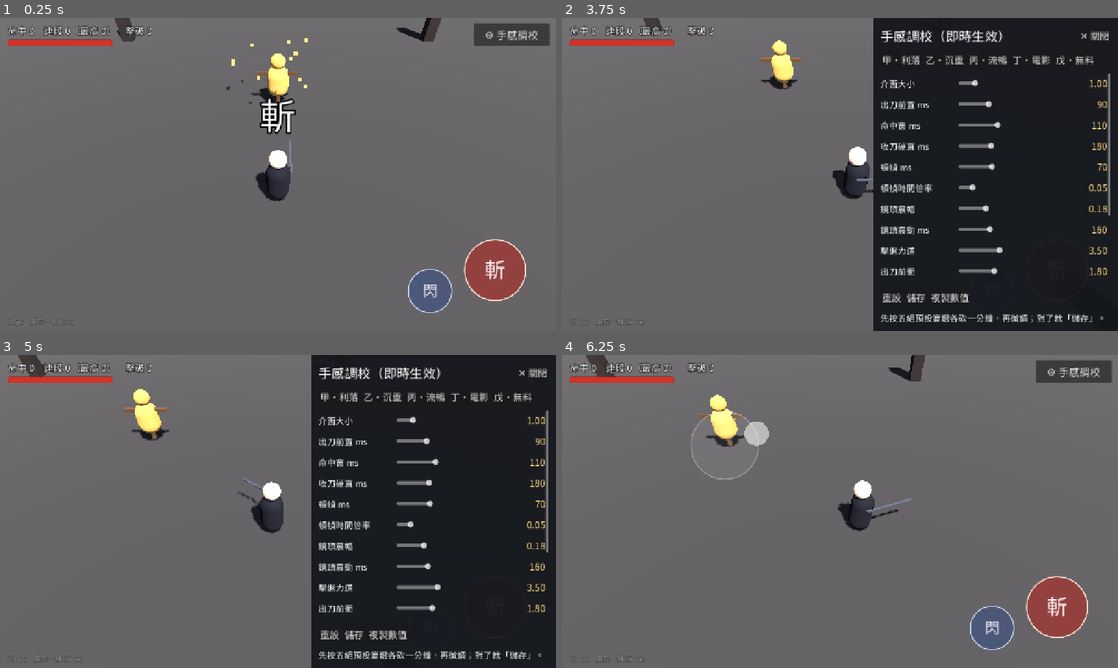
Above: before the commit, frames 1-4 (two rows, left to right).
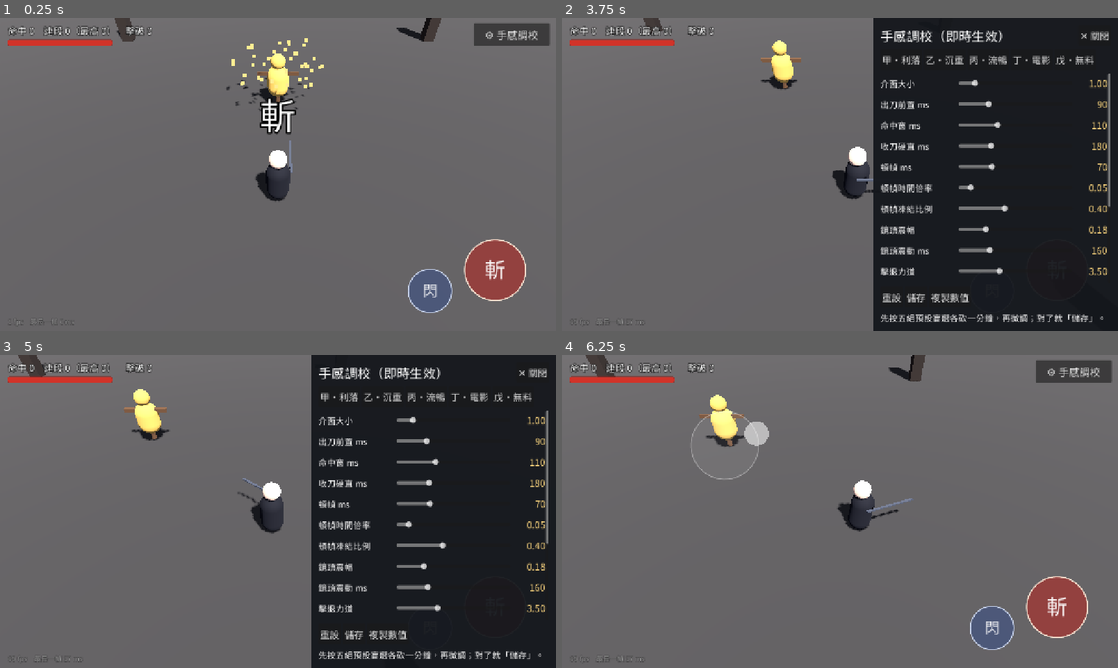
Above: after the commit, the same moments.

Repository: nucleus94888/XT-Game
Game: Godot game, scene res://scenes/main.tscn
Same seed, same stepped clock (60 frames per second), same inputs: the game is played once before the commit and once after it.
Inputs (mouse positions are in pixels of both pictures, inside the frame that each line leads up to):
- Up to frame 1 (0.25 s): no input
- Up to frame 2 (3.75 s): click "⚙ 手感調校" at 0.5 s; click "✕ 關閉" at 1.25 s; move the mouse to (962, 158) at 2.02 s; hold D (move_right) 2.03-2.75 s; hold J (attack) 2.03-2.75 s; click (962, 158) at 2.17 s; tap Space at 2.27 s; drag from (728, 190) to (812, 237) at 2.77 s; move the mouse to (895, 105) at 3.52 s; hold D (move_right) from 3.53 s (still down); hold P (toggle_panel) from 3.53 s (still down)
- Up to frame 3 (5 s): release D (move_right) at 4.25 s; release P (toggle_panel) at 4.25 s; drag from (250, 574) to (111, 464) at 4.27 s
- Up to frame 4 (6.25 s): move the mouse to (1006, 558) at 5.02 s; hold A (move_left) 5.03-5.75 s; tap Tab at 5.1 s; tap Space at 5.27 s; drag from (673, 464) to (756, 433) at 5.77 s

The runs differ from the first frame. In frame 1, 0.2% of the frame differs, in the area x 42-59%, y 7-30%; in frame 2, 0.8%, in the area x 57-99%, y 53-83%; in frame 3, 0.8%; in frame 4, nothing differs.

Commit message:
命中卡頓優化：頓幀改為先凍後滑出曲線（新增凍結比例參數）；火花/傷害數字/HUD 走真實時間；粒子數固定不重配；傷害數字節點池
Co-Authored-By: Claude Fable 5.1 <noreply@anthropic.com>

Diff:
--- a/hanzo/scripts/dummy.gd
+++ b/hanzo/scripts/dummy.gd
@@ -45,7 +45,12 @@
 		mat.emission_energy_multiplier = 0.0
 		mi.material_override = mat
 		_mats.append(mat)
+	# 粒子數固定（每次改 amount 會重新配置緩衝，命中瞬間會卡一下），輕重只差大小與速度
+	particles.amount = 40
 	particles.emitting = false
+	# 頓幀期間火花改走真實時間，凍結的畫面裡仍有東西在飛
+	Feel.time_scale_changed.connect(func(ts: float) -> void:
+		particles.speed_scale = 1.0 / maxf(ts, 0.01))
 
 
 func _physics_process(delta: float) -> void:
@@ -86,7 +91,7 @@
 func warmup() -> void:
 	_set_flash(true)
 	particles.global_position = global_position + Vector3(0.0, 1.2, 0.0)
-	particles.amount = 12
+	particles.scale_amount_max = 0.8
 	particles.restart()
 	await get_tree().process_frame
 	await get_tree().process_frame
@@ -105,7 +110,8 @@
 		_set_flash(true)
 	particles.global_position = info.pos
 	particles.direction = _hit_dir + Vector3(0.0, 0.6, 0.0)
-	particles.amount = 36 if info.heavy else 22
+	particles.scale_amount_max = 1.7 if info.heavy else 1.2
+	particles.initial_velocity_max = 10.0 if info.heavy else 7.0
 	particles.restart()
 	Fx.damage_number(info.pos, int(info.dmg), bool(info.heavy))
 	_recent_hits += 1
@@ -159,7 +165,8 @@
 	_set_flash(false)
 	sfx_break.play()
 	Feel.shake(1.2)
-	particles.amount = 60
+	particles.scale_amount_max = 1.7
+	particles.initial_velocity_max = 12.0
 	particles.restart()
 	var tw := create_tween()
 	tw.set_parallel(true)
--- a/hanzo/scripts/fx.gd
+++ b/hanzo/scripts/fx.gd
@@ -1,67 +1,87 @@
 extends Node
 ## Fx：一次性視覺效果（傷害數字、殘影）。任何地方呼叫 Fx.xxx() 即可。
+## 傷害數字用節點池重複使用，命中瞬間不新建節點；動畫走真實時間，頓幀中仍會跳出來。
+
+const POOL_SIZE := 10
 
 var ui_font: Font
+var _pool: Array[Label3D] = []
+var _pool_i := 0
 
 
 func _ready() -> void:
 	ui_font = load("res://fonts/ui.otf")
 
 
-func damage_number(pos: Vector3, dmg: int, heavy: bool) -> void:
+func _get_label() -> Label3D:
 	var scene := get_tree().current_scene
 	if scene == null:
+		return null
+	if _pool.size() < POOL_SIZE:
+		var l := Label3D.new()
+		if ui_font:
+			l.font = ui_font
+		l.billboard = BaseMaterial3D.BILLBOARD_ENABLED
+		l.no_depth_test = true
+		l.outline_size = 16
+		l.outline_modulate = Color(0.05, 0.05, 0.06, 1.0)
+		l.render_priority = 10
+		l.visible = false
+		scene.add_child(l)
+		_pool.append(l)
+		return l
+	var l := _pool[_pool_i]
+	_pool_i = (_pool_i + 1) % _pool.size()
+	if l.has_meta("tw"):
+		var old: Tween = l.get_meta("tw")
+		if old and old.is_valid():
+			old.kill()
+	return l
+
+
+func damage_number(pos: Vector3, dmg: int, heavy: bool) -> void:
+	var l := _get_label()
+	if l == null:
 		return
-	var l := Label3D.new()
 	l.text = str(dmg)
-	if ui_font:
-		l.font = ui_font
 	l.font_size = 96 if heavy else 64
 	l.pixel_size = 0.012 * Feel.get_p("dmg_scale")
-	l.billboard = BaseMaterial3D.BILLBOARD_ENABLED
-	l.no_depth_test = true
-	l.outline_size = 16
-	l.outline_modulate = Color(0.05, 0.05, 0.06, 1.0)
 	l.modulate = Color(1.0, 0.82, 0.35) if heavy else Color(1.0, 1.0, 1.0)
-	l.render_priority = 10
-	scene.add_child(l)
 	l.global_position = pos + Vector3(randf_range(-0.25, 0.25), 0.2, 0.0)
 	l.scale = Vector3.ONE * (1.8 if heavy else 1.5)
+	l.visible = true
 	var tw := l.create_tween()
+	tw.set_ignore_time_scale(true)
 	tw.set_parallel(true)
 	tw.tween_property(l, "scale", Vector3.ONE, 0.12).set_trans(Tween.TRANS_BACK).set_ease(Tween.EASE_OUT)
 	tw.tween_property(l, "position:y", l.position.y + 1.3, 0.75).set_trans(Tween.TRANS_QUAD).set_ease(Tween.EASE_OUT)
 	tw.tween_property(l, "modulate:a", 0.0, 0.35).set_delay(0.4)
-	tw.chain().tween_callback(l.queue_free)
+	tw.chain().tween_callback(func() -> void:
+		l.visible = false)
+	l.set_meta("tw", tw)
 
 
-## 開場預熱：數字字形（兩種字級）與殘影材質先各畫幾幀
+## 開場預熱：把數字池建滿、字形（兩種字級）與殘影材質先各畫幾幀
 func warmup(pos: Vector3, body: MeshInstance3D) -> void:
-	var scene := get_tree().current_scene
-	if scene == null:
-		return
 	var labels: Array[Label3D] = []
-	for size in [64, 96]:
-		var l := Label3D.new()
+	for i in range(POOL_SIZE):
+		var l := _get_label()
+		if l == null:
+			return
 		l.text = "0123456789！"
-		if ui_font:
-			l.font = ui_font
-		l.font_size = size
+		l.font_size = 96 if i % 2 == 0 else 64
 		l.pixel_size = 0.012
-		l.billboard = BaseMaterial3D.BILLBOARD_ENABLED
-		l.no_depth_test = true
-		l.outline_size = 16
 		l.modulate = Color(1, 1, 1, 0.02)
-		l.outline_modulate = Color(0, 0, 0, 0.02)
-		scene.add_child(l)
 		l.global_position = pos
+		l.visible = true
 		labels.append(l)
 	afterimage(body, Color(0.6, 0.7, 1.0, 0.02), 0.2)
 	await get_tree().process_frame
 	await get_tree().process_frame
 	await get_tree().process_frame
 	for l in labels:
-		l.queue_free()
+		l.visible = false
+		l.modulate = Color(1, 1, 1, 1)
 
 
 func afterimage(src: MeshInstance3D, color: Color, dur: float = 0.25) -> void:
--- a/hanzo/scripts/game_feel.gd
+++ b/hanzo/scripts/game_feel.gd
@@ -6,6 +6,8 @@
 signal params_changed
 signal shake_requested(amp: float, dur: float)
 signal flash_requested(color: Color, dur: float)
+## 頓幀期間每幀發出目前的時間流速，讓火花等效果能用真實時間繼續動
+signal time_scale_changed(ts: float)
 
 const SAVE_PATH := "user://feel.cfg"
 
@@ -16,7 +18,8 @@
 	"active_ms": ["命中窗 ms", 40.0, 250.0, 5.0, 110.0],
 	"recovery_ms": ["收刀硬直 ms", 60.0, 500.0, 5.0, 180.0],
 	"hitstop_ms": ["頓幀 ms", 0.0, 250.0, 5.0, 70.0],
-	"hitstop_scale": ["頓幀時間倍率", 0.0, 0.5, 0.01, 0.05],
+	"hitstop_scale": ["頓幀時間倍率", 0.01, 0.5, 0.01, 0.05],
+	"hitstop_hold": ["頓幀凍結比例", 0.0, 1.0, 0.05, 0.4],
 	"shake_amp": ["鏡頭震幅", 0.0, 0.8, 0.01, 0.18],
 	"shake_ms": ["鏡頭震動 ms", 40.0, 500.0, 5.0, 160.0],
 	"knockback": ["擊退力道", 0.0, 10.0, 0.1, 3.5],
@@ -31,9 +34,9 @@
 ## 盲選用預設：先別看數值，輪流套用去砍，哪個「爽」再回頭看。
 const PRESETS := {
 	"甲・利落": {"windup_ms": 70.0, "active_ms": 100.0, "recovery_ms": 160.0, "hitstop_ms": 60.0, "hitstop_scale": 0.05, "shake_amp": 0.22, "shake_ms": 140.0, "knockback": 3.0, "lunge": 2.0},
-	"乙・沉重": {"windup_ms": 130.0, "active_ms": 120.0, "recovery_ms": 260.0, "hitstop_ms": 130.0, "hitstop_scale": 0.03, "shake_amp": 0.35, "shake_ms": 220.0, "knockback": 6.0, "lunge": 1.2},
-	"丙・流暢": {"windup_ms": 45.0, "active_ms": 90.0, "recovery_ms": 110.0, "hitstop_ms": 35.0, "hitstop_scale": 0.1, "shake_amp": 0.1, "shake_ms": 100.0, "knockback": 2.0, "lunge": 2.6},
-	"丁・電影": {"windup_ms": 110.0, "active_ms": 110.0, "recovery_ms": 220.0, "hitstop_ms": 170.0, "hitstop_scale": 0.0, "shake_amp": 0.08, "shake_ms": 300.0, "knockback": 4.0, "lunge": 1.5},
+	"乙・沉重": {"windup_ms": 130.0, "active_ms": 120.0, "recovery_ms": 260.0, "hitstop_ms": 120.0, "hitstop_scale": 0.04, "hitstop_hold": 0.35, "shake_amp": 0.35, "shake_ms": 220.0, "knockback": 6.0, "lunge": 1.2},
+	"丙・流暢": {"windup_ms": 45.0, "active_ms": 90.0, "recovery_ms": 110.0, "hitstop_ms": 35.0, "hitstop_scale": 0.1, "hitstop_hold": 0.5, "shake_amp": 0.1, "shake_ms": 100.0, "knockback": 2.0, "lunge": 2.6},
+	"丁・電影": {"windup_ms": 110.0, "active_ms": 110.0, "recovery_ms": 220.0, "hitstop_ms": 170.0, "hitstop_scale": 0.01, "hitstop_hold": 0.3, "shake_amp": 0.08, "shake_ms": 300.0, "knockback": 4.0, "lunge": 1.5},
 	"戊・無料": {"hitstop_ms": 0.0, "shake_amp": 0.0, "hit_flash_ms": 0.0, "knockback": 0.5, "trail_alpha": 0.0, "lunge": 0.0},
 }
 
@@ -41,7 +44,6 @@
 const MOBILE_UI_SCALE := 1.6
 
 var p: Dictionary = {}
-var _stop_token := 0
 
 
 func _ready() -> void:
@@ -104,18 +106,46 @@
 	params_changed.emit()
 
 
-## 頓幀：把全局時間壓到 hitstop_scale，經 hitstop_ms（真實時間）後恢復。
-## 連續命中時以 token 防止早一拍的恢復把後一拍的頓幀提前解除。
+## 頓幀：前 hitstop_hold 比例的時間把流速壓到 hitstop_scale（近乎凍結），
+## 剩下的時間平滑加速回 1.0 —— 「先凍、再滑出」讀起來是撞擊，不是停格。
+## 全程用真實時間推進；連續命中時只延長結束時間，不重算起點。
+var _stopping := false
+var _stop_start_ms := 0
+var _stop_end_ms := 0
+var _stop_scale := 0.05
+
+
 func hitstop(mult: float = 1.0) -> void:
-	var ms := get_p("hitstop_ms") * mult
-	if ms <= 0.0:
-		return
-	_stop_token += 1
-	var token := _stop_token
-	Engine.time_scale = get_p("hitstop_scale")
-	await get_tree().create_timer(ms / 1000.0, true, false, true).timeout
-	if token == _stop_token:
+	var ms := int(get_p("hitstop_ms") * mult)
+	if ms <= 0:
+		return
+	var now := Time.get_ticks_msec()
+	if not _stopping:
+		_stop_start_ms = now
+	_stop_end_ms = maxi(_stop_end_ms, now + ms)
+	_stop_scale = get_p("hitstop_scale")
+	_stopping = true
+	_tick_hitstop(now)
+
+
+func _process(_delta: float) -> void:
+	if _stopping:
+		_tick_hitstop(Time.get_ticks_msec())
+
+
+func _tick_hitstop(now: int) -> void:
+	if now >= _stop_end_ms:
+		_stopping = false
 		Engine.time_scale = 1.0
+		time_scale_changed.emit(1.0)
+		return
+	var total := maxi(_stop_end_ms - _stop_start_ms, 1)
+	var t := float(now - _stop_start_ms) / float(total)
+	var hold := get_p("hitstop_hold")
+	var k := 0.0 if t < hold else smoothstep(0.0, 1.0, (t - hold) / maxf(1.0 - hold, 0.001))
+	var ts := lerpf(_stop_scale, 1.0, k)
+	Engine.time_scale = ts
+	time_scale_changed.emit(ts)
 
 
 func shake(mult: float = 1.0) -> void:
--- a/hanzo/scripts/hud.gd
+++ b/hanzo/scripts/hud.gd
@@ -106,4 +106,6 @@
 func _pop(c: Control, s: float) -> void:
 	c.pivot_offset = Vector2(0.0, c.size.y / 2.0)
 	c.scale = Vector2.ONE * s
-	c.create_tween().tween_property(c, "scale", Vector2.ONE, 0.18).set_trans(Tween.TRANS_BACK).set_ease(Tween.EASE_OUT)
+	var tw := c.create_tween()
+	tw.set_ignore_time_scale(true)
+	tw.tween_property(c, "scale", Vector2.ONE, 0.18).set_trans(Tween.TRANS_BACK).set_ease(Tween.EASE_OUT)
Binary file changed: hanzo/fonts/ui.otf
